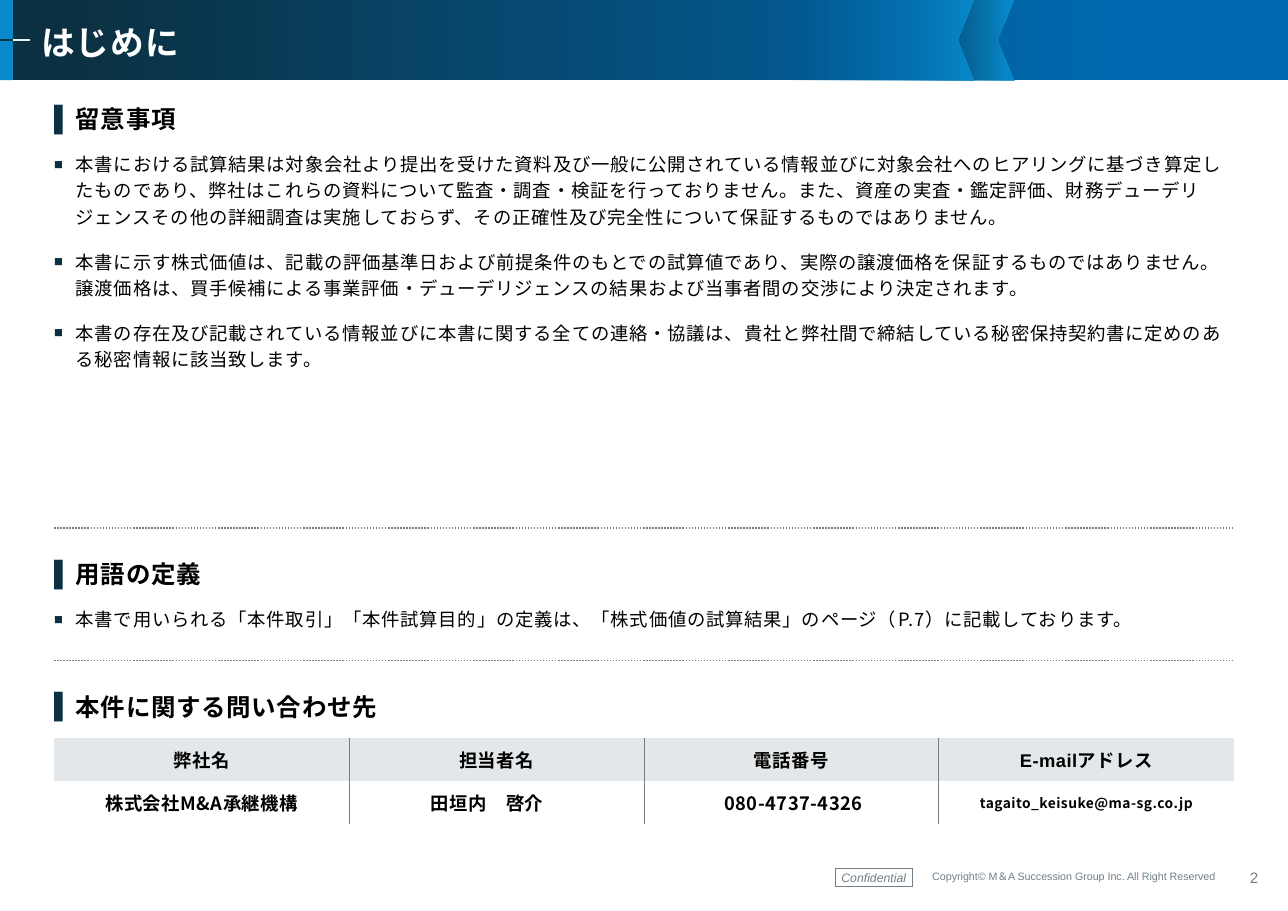
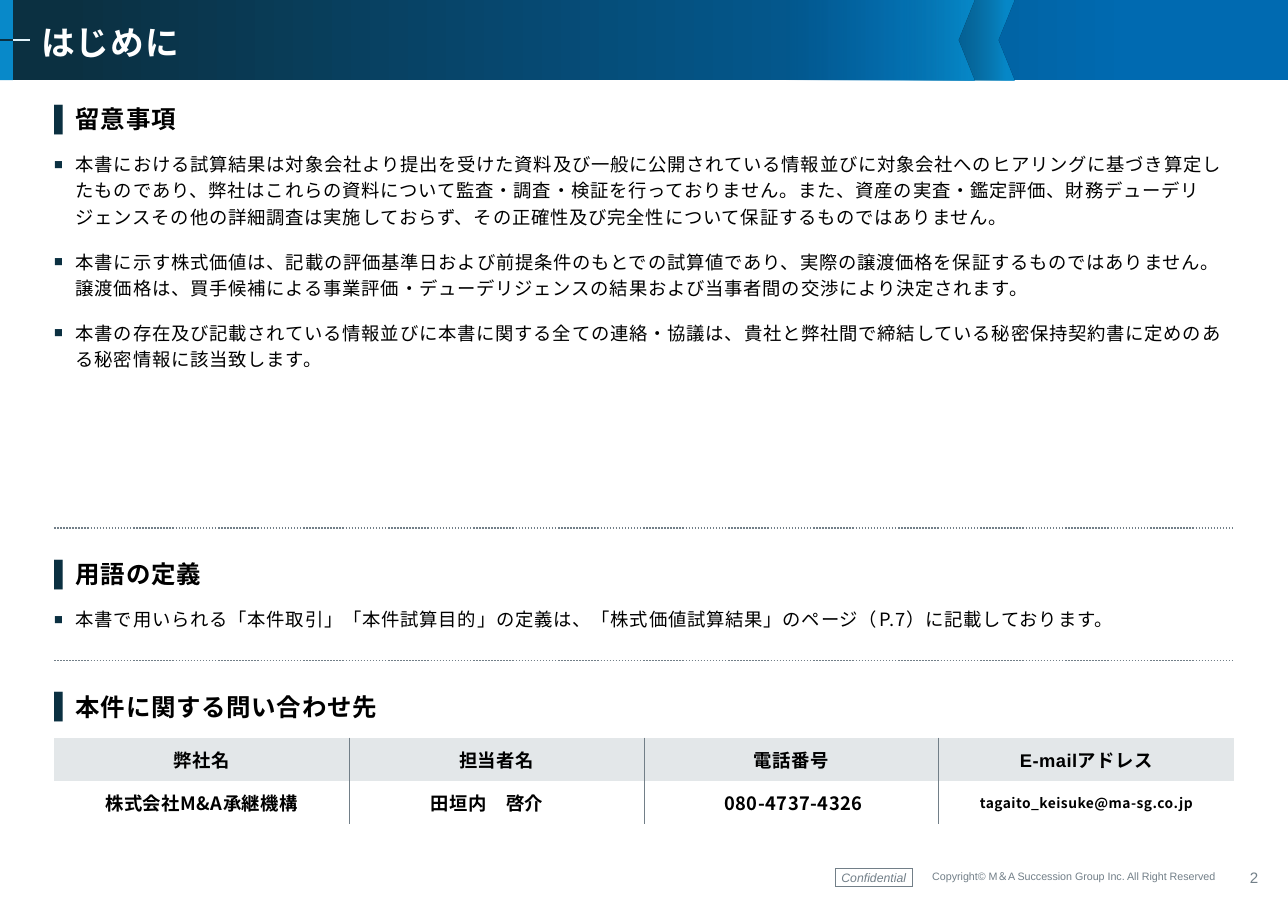
Before and after one commit to keisuketagaito/github-1st, a slide deck: slide 2 of LUXAS株式会社/株式価値評価書_LUXAS株式会社_20260923.pptx. Drawn at 1288x911 pixels with LibreOffice and Linux fonts; fonts in the diff are those of the drawing; background and template pictures are left out. Boxes give left, top, right and bottom in pixels: in the first picture for what was removed or moved away, otherwise in the second. Text is boxed around its words. In the diff, an @@ line names an element or a change of style, - is before the commit and + after.

```diff
--- a/LUXAS株式会社/株式価値評価書_LUXAS株式会社_20260923.pptx
+++ b/LUXAS株式会社/株式価値評価書_LUXAS株式会社_20260923.pptx
@@ text at [76,610,1112,628]: text changed @@
-■ 本書で用いられる「本件取引」「本件試算目的」の定義は、「株式価値の試算結果」のページ（P.7）に記載しております。
+■ 本書で用いられる「本件取引」「本件試算目的」の定義は、「株式価値試算結果」のページ（P.7）に記載しております。
```
Also in this commit, not shown: 1 other slide changed, 10 other files.
